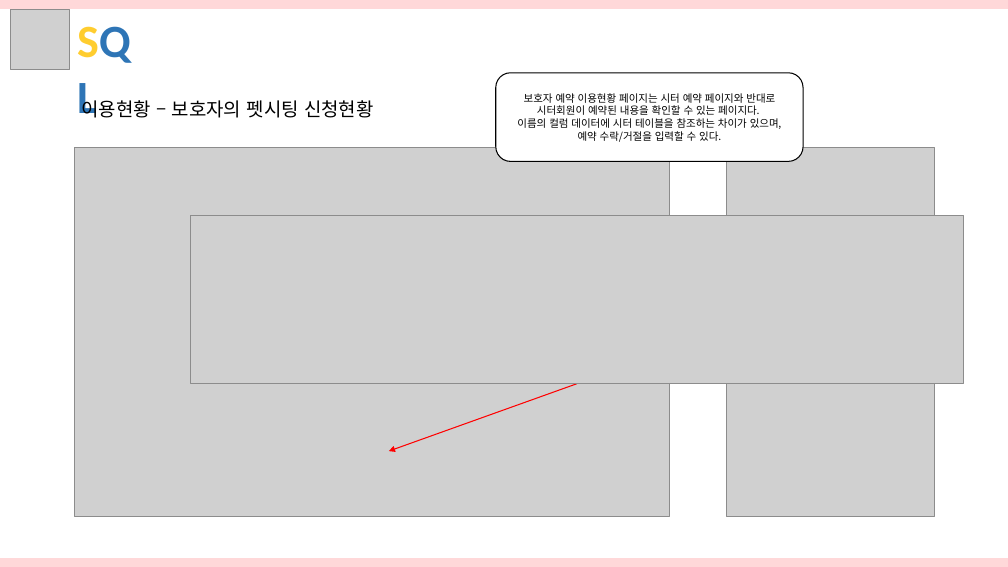
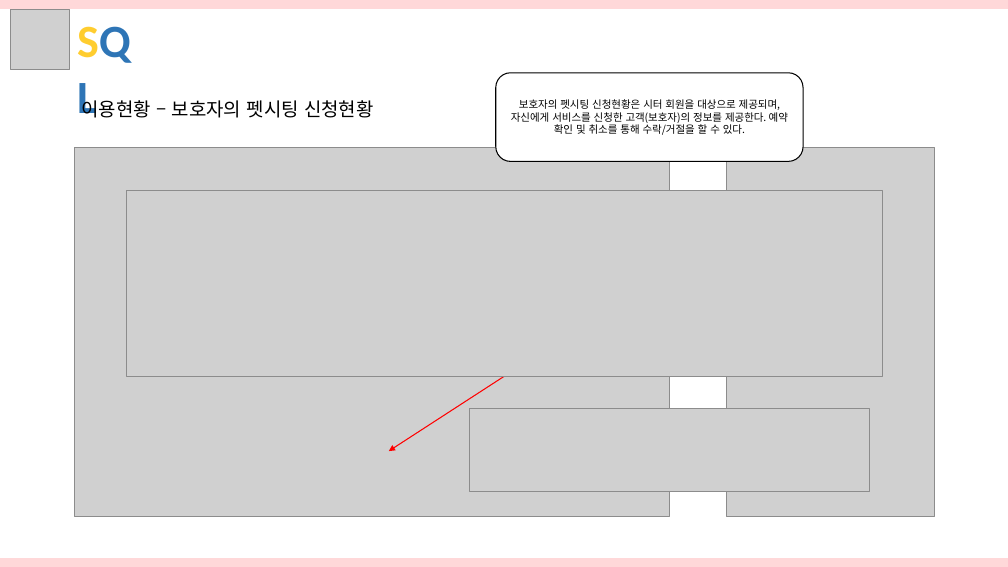
Before and after one commit to hhsw07/ezen-academy-projects, a slide deck: slide 7 of WebContent/hsw/3조 화면구현_hsw.pptx. Drawn at 1008x567 pixels with LibreOffice and Linux fonts; fonts in the diff are those of the drawing; grey boxes stand for pictures. Boxes give left, top, right and bottom in pixels: in the first picture for what was removed or moved away, otherwise in the second. Text is boxed around its words. In the diff, an @@ line names an element or a change of style, - is before the commit and + after.

```diff
--- a/WebContent/hsw/3조 화면구현_hsw.pptx
+++ b/WebContent/hsw/3조 화면구현_hsw.pptx
@@ text in rounded rectangle at (511,99,788,135): text changed @@
-보호자 예약 이용현황 페이지는 시터 예약 페이지와 반대로 시터회원이 예약된 내용을 확인할 수 있는 페이지다.
-이름의 컬럼 데이터에 시터 테이블을 참조하는 차이가 있으며, 예약 수락/거절을 입력할 수 있다.
+보호자의 펫시팅 신청현황은 시터 회원을 대상으로 제공되며, 자신에게 서비스를 신청한 고객(보호자)의 정보를 제공한다. 예약 확인 및 취소를 통해 수락/거절을 할 수 있다.
@@ picture: place and size @@
-picture at (191,216,963,384)
+picture at (126,191,882,377)
@@ arrow moved from (577, 384) - (389, 451) to (504, 377) - (389, 451) @@
@@ picture added at (470,409,869,492) @@
```
Also in this commit, not shown: 3 other slides changed, 2 other files.
